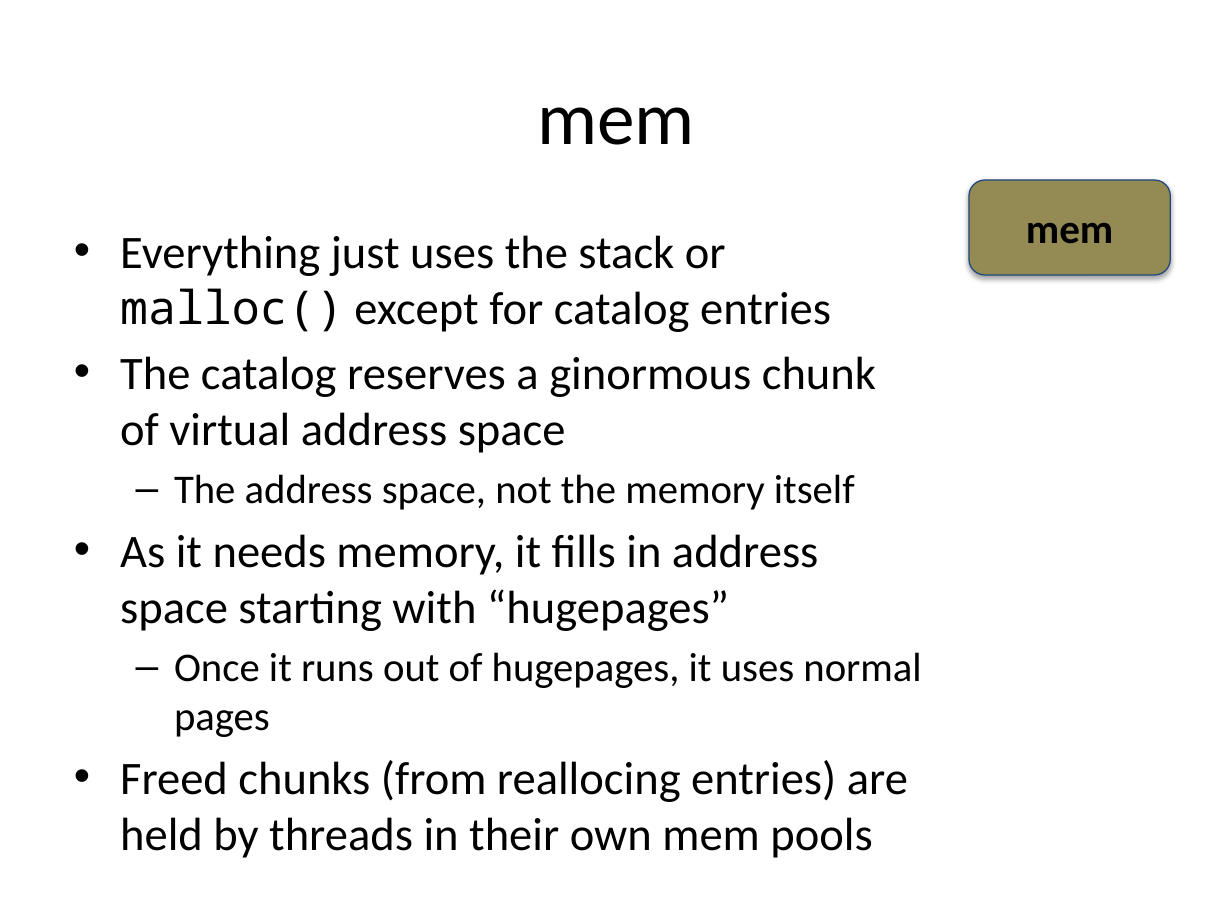
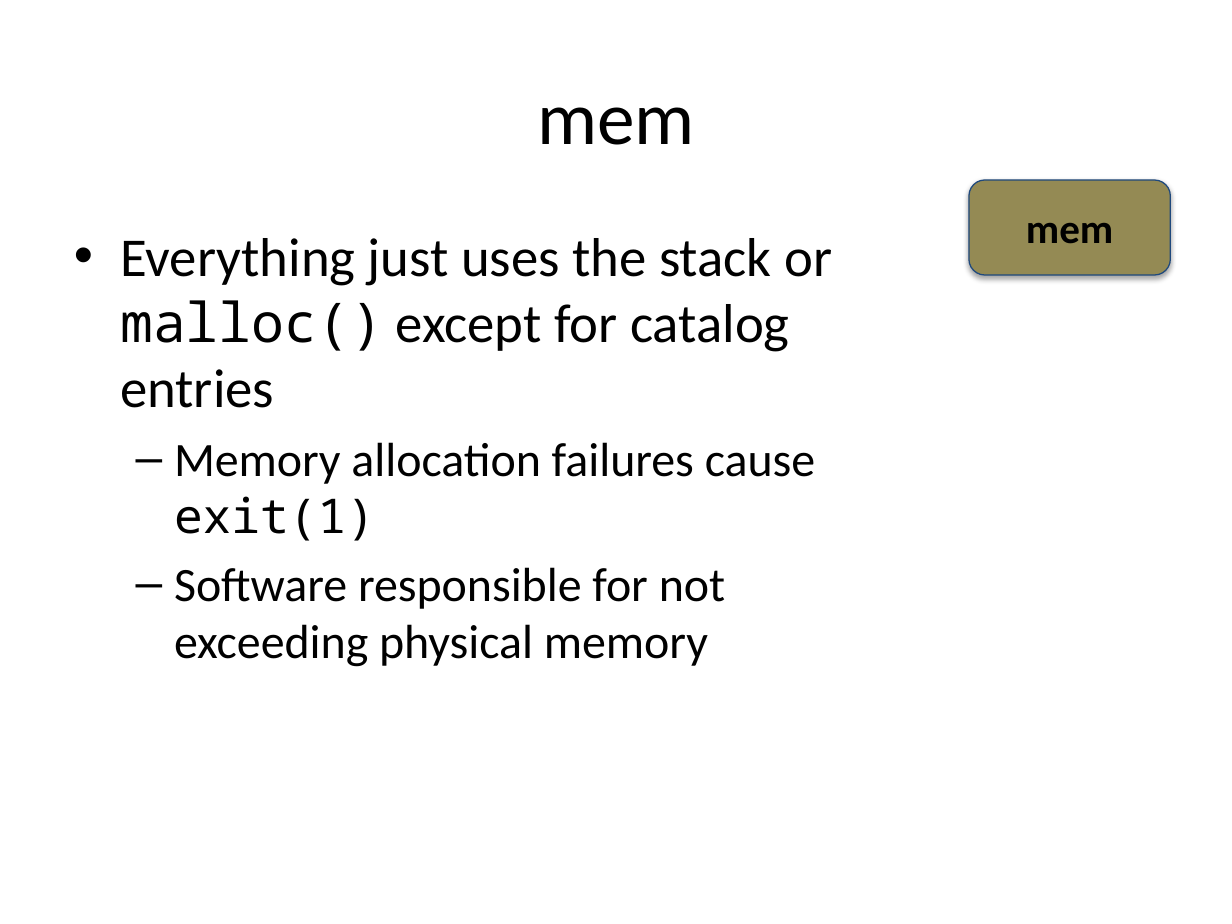
Before and after one commit to robertdavidgraham/robdns, a slide deck: slide 36 of doc/high-level-design.pptx. Drawn at 1232x924 pixels with LibreOffice and Linux fonts; fonts in the diff are those of the drawing. Boxes give left, top, right and bottom in pixels: in the first picture for what was removed or moved away, otherwise in the second. Text is boxed around its words. In the diff, an @@ line names an element or a change of style, - is before the commit and + after.

```diff
--- a/doc/high-level-design.pptx
+++ b/doc/high-level-design.pptx
@@ text at <box>120,238,832,408</box>: size 27.2 to 32 pt in "Everything just uses the stack or malloc() ..." @@
@@ text at <box>174,442,815,667</box>: text changed; size 27.2 to 28 pt @@
-• The catalog reserves a ginormous chunk of virtual address space
-  – The address space, not the memory itself
-• As it needs memory, it fills in address space starting with “hugepages”
-  – Once it runs out of hugepages, it uses normal pages
-• Freed chunks (from reallocing entries) are held by threads in their own mem pools
+  – Memory allocation failures cause exit(1)
+  – Software responsible for not exceeding physical memory
```
Also in this commit, not shown: 5 other slides changed, 6 slides added, 1 slide removed, 45 other files.
